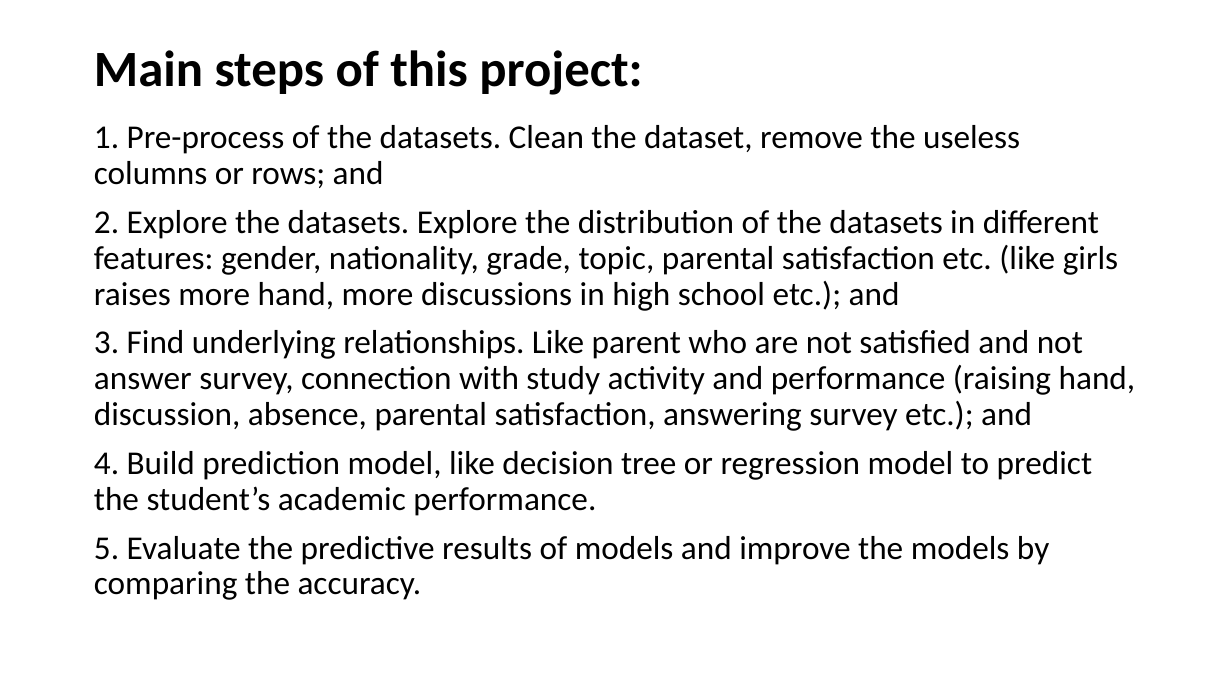
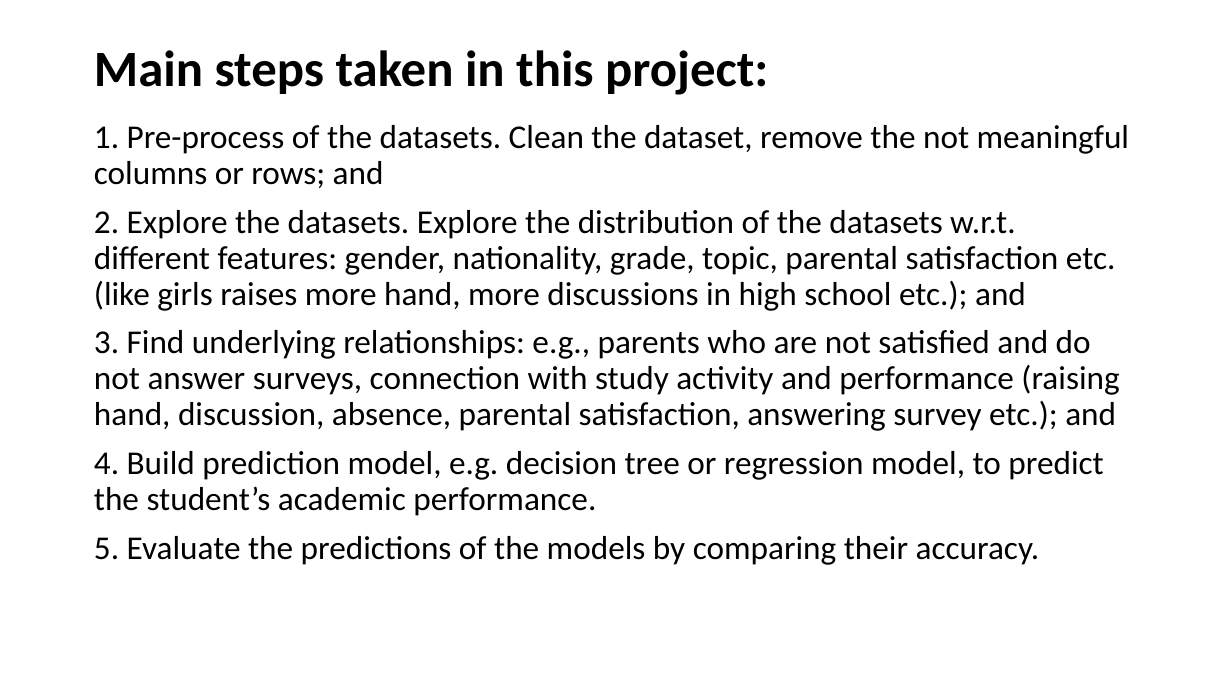
Before and after one commit to Rena-zhou/IFN702, a slide deck: slide 10 of Project presentation (presentation)- zhiying.pptx. Drawn at 1232x693 pixels with LibreOffice and Linux fonts; fonts in the diff are those of the drawing. Boxes give left, top, right and bottom in pixels: in the first picture for what was removed or moved away, otherwise in the second. Text is boxed around its words. In the diff, an @@ line names an element or a change of style, - is before the commit and + after.

```diff
--- a/Project presentation (presentation)- zhiying.pptx
+++ b/Project presentation (presentation)- zhiying.pptx
@@ title at box(94, 50, 768, 95): text changed @@
-Main steps of this project:
+Main steps taken in this project:
@@ text at box(94, 125, 1129, 565): text changed @@
-1. Pre-process of the datasets. Clean the dataset, remove the useless columns or rows; and
-2. Explore the datasets. Explore the distribution of the datasets in different features: gender, nationality, grade, topic, parental satisfaction etc. (like girls raises more hand, more discussions in high school etc.); and
-3. Find underlying relationships. Like parent who are not satisfied and not answer survey, connection with study activity and performance (raising hand, discussion, absence, parental satisfaction, answering survey etc.); and
-4. Build prediction model, like decision tree or regression model to predict the student’s academic performance.
-5. Evaluate the predictive results of models and improve the models by comparing the accuracy.
+1. Pre-process of the datasets. Clean the dataset, remove the not meaningful columns or rows; and
+2. Explore the datasets. Explore the distribution of the datasets w.r.t. different features: gender, nationality, grade, topic, parental satisfaction etc. (like girls raises more hand, more discussions in high school etc.); and
+3. Find underlying relationships: e.g., parents who are not satisfied and do not answer surveys, connection with study activity and performance (raising hand, discussion, absence, parental satisfaction, answering survey etc.); and
+4. Build prediction model, e.g. decision tree or regression model, to predict the student’s academic performance.
+5. Evaluate the predictions of the models by comparing their accuracy.
```
Also in this commit, not shown: 6 other slides changed.
